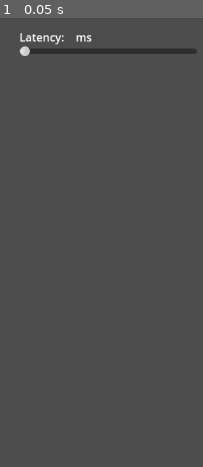
Above: before the commit, frame 1.
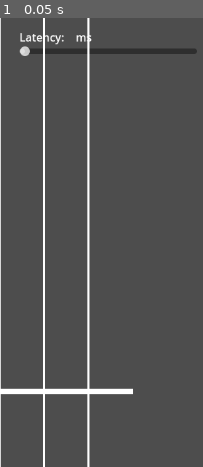
Above: after the commit, the same moment.

Repository: bemain/critterbug
Game: Godot game, scene res://Main.tscn
The game is run twice, just before and just after one commit, with the same random seed, the same clock (stepped at 60 frames per second) and the same inputs. Before the commit the project starts from res://world.tscn.
Inputs:
- Up to frame 1 (0.05 s): no input

The runs differ from the first frame. In frame 1, 3.8% of the frame differs, in the area x 0-66%, y 0-100%.
Error before the commit: Out of bounds get index '0' (on base: 'Array') (res://world.gd:4)
Error after the commit: Out of bounds get index '0' (on base: 'Array') (res://main.gd:4)

Commit message:
Follow naming and node structure conventions

Diff:
--- /dev/null
+++ b/Main.tscn
@@ -0,0 +1,50 @@
+[gd_scene format=3 uid="uid://bifurmsfeys1d"]
+
+[ext_resource type="Script" uid="uid://dkbrj50v8x84m" path="res://main.gd" id="1_glv2v"]
+[ext_resource type="PackedScene" uid="uid://bfmmn3ld35j0y" path="res://src/song_track/SongManager.tscn" id="2_uu6xs"]
+[ext_resource type="PackedScene" uid="uid://cr1rtnsd7tpad" path="res://src/song_track/InstrumentTrack.tscn" id="3_r0du0"]
+
+[node name="Main" type="Node2D" unique_id=567539085]
+script = ExtResource("1_glv2v")
+
+[node name="GUI" type="Control" parent="." unique_id=1530683264]
+layout_mode = 3
+anchors_preset = 0
+offset_right = 40.0
+offset_bottom = 40.0
+
+[node name="AudioLatency" type="Control" parent="GUI" unique_id=1545712800]
+anchors_preset = 0
+offset_left = 28.0
+offset_top = 16.0
+offset_right = 284.0
+offset_bottom = 56.0
+metadata/_edit_group_ = true
+
+[node name="Label" type="RichTextLabel" parent="GUI/AudioLatency" unique_id=1969152179]
+layout_mode = 1
+anchors_preset = 10
+anchor_right = 1.0
+offset_bottom = 24.0
+grow_horizontal = 2
+text = "Latency:    ms"
+
+[node name="Slider" type="HSlider" parent="GUI/AudioLatency" unique_id=42807716]
+layout_mode = 1
+anchors_preset = 12
+anchor_top = 1.0
+anchor_right = 1.0
+anchor_bottom = 1.0
+offset_top = -16.0
+grow_horizontal = 2
+grow_vertical = 0
+max_value = 200.0
+allow_greater = true
+allow_lesser = true
+
+[node name="SongManager" parent="." unique_id=1343633690 node_paths=PackedStringArray("track") instance=ExtResource("2_uu6xs")]
+track = NodePath("InstrumentTrack")
+
+[node name="InstrumentTrack" parent="SongManager" unique_id=2093186276 instance=ExtResource("3_r0du0")]
+
+[connection signal="value_changed" from="GUI/AudioLatency/Slider" to="." method="_on_latency_slider_value_changed"]
--- /dev/null
+++ b/main.gd
@@ -0,0 +1,11 @@
+extends Node2D
+
+func _ready() -> void:
+	$SongManager.play(Songs.songs[0]) # FIXME: Just for testing
+
+	$GUI/AudioLatency/Slider.value = Songs.audio_latency_ms
+
+
+func _on_latency_slider_value_changed(value: float) -> void:
+	Songs.audio_latency_ms = value
+	$GUI/AudioLatency/Label.text = "Latency:  %d ms" % value
--- /dev/null
+++ b/src/song/NoteData.tres
@@ -0,0 +1,10 @@
+[gd_resource type="Resource" script_class="Note" format=3 uid="uid://b18tg0avr6jk7"]
+
+[ext_resource type="Script" uid="uid://3hp6pkmnw6k1" path="res://src/song/note_data.gd" id="1_1ph5y"]
+
+[resource]
+script = ExtResource("1_1ph5y")
+track = 0
+beat = 0
+subbeat = 0.0
+priority = 0
--- a/src/song/chrp_loader.gd
+++ b/src/song/chrp_loader.gd
@@ -98,7 +98,7 @@
 					var digit when digit.is_valid_int():
 						# Add note
 						var priority := int(digit)
-						var note := Note.new(track, beat, subbeat, priority)
+						var note := NoteData.new(track, beat, subbeat, priority)
 						instrument.notes.append(note)
 
 					# TODO: Handle strange notes
--- a/src/song/instrument.gd
+++ b/src/song/instrument.gd
@@ -8,11 +8,11 @@
 @export var audio_path: String
 
 ## The notes played by this instrument.
-@export var notes: Array[Note] = []
+@export var notes: Array[NoteData] = []
 
 
 ## Get the notes played by this instrument on the specifc [param beat].
-func notes_in_beat(beat: int) -> Array[Note]:
+func notes_in_beat(beat: int) -> Array[NoteData]:
 	return notes.filter(func (note): return note.beat==beat)
 
 
--- a/src/song/instrument.tres
+++ b/src/song/instrument.tres
@@ -1,6 +1,6 @@
-[gd_resource type="Resource" script_class="Instrument" load_steps=3 format=3 uid="uid://byfwlj4xmnoyl"]
+[gd_resource type="Resource" script_class="Instrument" format=3 uid="uid://byfwlj4xmnoyl"]
 
-[ext_resource type="Script" uid="uid://3hp6pkmnw6k1" path="res://src/song/note.gd" id="1_df7y3"]
+[ext_resource type="Script" uid="uid://3hp6pkmnw6k1" path="res://src/song/note_data.gd" id="1_df7y3"]
 [ext_resource type="Script" uid="uid://lecsj3j2em7r" path="res://src/song/instrument.gd" id="1_vjyis"]
 
 [resource]
--- a/src/song/note.tres
+++ /dev/null
@@ -1,10 +0,0 @@
-[gd_resource type="Resource" script_class="Note" load_steps=2 format=3 uid="uid://b18tg0avr6jk7"]
-
-[ext_resource type="Script" uid="uid://3hp6pkmnw6k1" path="res://src/song/note.gd" id="1_1ph5y"]
-
-[resource]
-script = ExtResource("1_1ph5y")
-track = 0
-beat = 0
-subbeat = 0.0
-priority = 0
--- a/src/song/note.gd
+++ b/src/song/note_data.gd
@@ -1,4 +1,4 @@
-class_name Note extends Resource
+class_name NoteData extends Resource
 
 ## The track ("lane") that this note belongs to.
 ## Count starts on 0.
--- /dev/null
+++ b/src/song_track/InstrumentTrack.tscn
@@ -0,0 +1,49 @@
+[gd_scene format=3 uid="uid://cr1rtnsd7tpad"]
+
+[ext_resource type="Script" uid="uid://drjno63q102cb" path="res://src/song_track/instrument_track.gd" id="1_b4ncs"]
+[ext_resource type="Script" uid="uid://ceojiltv1m375" path="res://src/song_track/track_drawer.gd" id="2_vud8d"]
+
+[sub_resource type="Curve2D" id="Curve2D_nrapc"]
+_data = {
+"points": PackedVector2Array(-2.08764, -75.3223, 0, 0, 0, 0, 0, 0, 0, 0, 0, 230, 0, 0, -2.83047, 232.337, 0, 674)
+}
+point_count = 3
+
+[node name="InstrumentTrack" type="Node2D" unique_id=2093186276]
+script = ExtResource("1_b4ncs")
+
+[node name="Path2D" type="Path2D" parent="." unique_id=1974247426]
+curve = SubResource("Curve2D_nrapc")
+
+[node name="Visuals" type="Node2D" parent="." unique_id=1263371275]
+script = ExtResource("2_vud8d")
+
+[node name="Dividers" type="Node2D" parent="Visuals" unique_id=88787968]
+
+[node name="Divider1" type="Line2D" parent="Visuals/Dividers" unique_id=1958388820]
+points = PackedVector2Array(128, 0, 128, 74.8889, 128, 149.778, 128, 224.667, 128, 299.556, 128, 374.444, 128, 449.333, 128, 524.222, 128, 599.111, 128, 674)
+width = 3.0
+
+[node name="Divider2" type="Line2D" parent="Visuals/Dividers" unique_id=43886465]
+points = PackedVector2Array(64, 0, 64, 74.8889, 64, 149.778, 64, 224.667, 64, 299.556, 64, 374.444, 64, 449.333, 64, 524.222, 64, 599.111, 64, 674)
+width = 3.0
+
+[node name="Divider3" type="Line2D" parent="Visuals/Dividers" unique_id=756684368]
+points = PackedVector2Array(0, 0, 0, 74.8889, 0, 149.778, 0, 224.667, 0, 299.556, 0, 374.444, 0, 449.333, 0, 524.222, 0, 599.111, 0, 674)
+width = 3.0
+
+[node name="Divider4" type="Line2D" parent="Visuals/Dividers" unique_id=1737159235]
+points = PackedVector2Array(-64, 0, -64, 74.8889, -64, 149.778, -64, 224.667, -64, 299.556, -64, 374.444, -64, 449.333, -64, 524.222, -64, 599.111, -64, 674)
+width = 3.0
+
+[node name="Divider5" type="Line2D" parent="Visuals/Dividers" unique_id=742739939]
+points = PackedVector2Array(-128, 0, -128, 74.8889, -128, 149.778, -128, 224.667, -128, 299.556, -128, 374.444, -128, 449.333, -128, 524.222, -128, 599.111, -128, 674)
+width = 3.0
+
+[node name="HitMarker" type="Line2D" parent="Visuals" unique_id=210972337]
+points = PackedVector2Array(-192, 539.2, 192, 539.2)
+width = 8.0
+
+[node name="Beats" type="Node2D" parent="." unique_id=133794141]
+
+[node name="Notes" type="Node2D" parent="." unique_id=447472935]
--- a/src/song_track/note.tscn
+++ b/src/song_track/Note.tscn
@@ -150,22 +150,18 @@
 &"missed": SubResource("Animation_gx7pd")
 }
 
-[node name="note" type="Node2D"]
-script = ExtResource("1_tyvxt")
+[node name="Note" type="Node2D" unique_id=1149896927]
+script = ExtResource("1_mrhqn")
 
-[node name="SustainLine" type="Line2D" parent="."]
+[node name="SustainLine" type="Line2D" parent="." unique_id=667925164]
 
-[node name="AnimationPlayer" type="AnimationPlayer" parent="SustainLine"]
-libraries = {
-&"": SubResource("AnimationLibrary_bispr")
-}
+[node name="AnimationPlayer" type="AnimationPlayer" parent="SustainLine" unique_id=947566698]
+libraries/ = SubResource("AnimationLibrary_bispr")
 
-[node name="Sprite2D" type="Sprite2D" parent="."]
+[node name="Sprite2D" type="Sprite2D" parent="." unique_id=402877941]
 scale = Vector2(0.2, 0.2)
-texture = ExtResource("2_4m8l7")
+texture = ExtResource("2_x07t5")
 
-[node name="AnimationPlayer" type="AnimationPlayer" parent="Sprite2D"]
+[node name="AnimationPlayer" type="AnimationPlayer" parent="Sprite2D" unique_id=337941556]
 root_node = NodePath("../..")
-libraries = {
-&"": SubResource("AnimationLibrary_fjfyq")
-}
+libraries/ = SubResource("AnimationLibrary_fjfyq")
--- /dev/null
+++ b/src/song_track/SongManager.tscn
@@ -0,0 +1,11 @@
+[gd_scene format=3 uid="uid://bfmmn3ld35j0y"]
+
+[ext_resource type="Script" uid="uid://cyrrmusxg7tul" path="res://src/song_track/song_manager.gd" id="1_1j6bh"]
+
+[sub_resource type="AudioStreamMP3" id="AudioStreamMP3_obqhv"]
+
+[node name="SongManager" type="Node2D" unique_id=309953134]
+script = ExtResource("1_1j6bh")
+
+[node name="AudioStreamPlayer" type="AudioStreamPlayer" parent="." unique_id=1821903949]
+stream = SubResource("AudioStreamMP3_obqhv")
--- a/src/song_track/instrument_track.gd
+++ b/src/song_track/instrument_track.gd
@@ -9,10 +9,10 @@
 
 
 ## Emitted when the user hits a [param note].
-signal note_hit(note: Note)
+signal note_hit(note: NoteData)
 
 ## Emitted when the user fails to hit a [param note] in time.
-signal note_missed(note: Note)
+signal note_missed(note: NoteData)
 
 ## Emitted when the user presses a key but no note is passing the hit marker on that [param track] at that time.
 signal wrong_note(track: int)
--- a/src/song_track/instrument_track.tscn
+++ /dev/null
@@ -1,49 +0,0 @@
-[gd_scene load_steps=4 format=3 uid="uid://cr1rtnsd7tpad"]
-
-[ext_resource type="Script" uid="uid://drjno63q102cb" path="res://src/song_track/instrument_track.gd" id="1_pd2th"]
-[ext_resource type="Script" uid="uid://ceojiltv1m375" path="res://src/song_track/track_drawer.gd" id="2_vtt3f"]
-
-[sub_resource type="Curve2D" id="Curve2D_nrapc"]
-_data = {
-"points": PackedVector2Array(-2.08764, -75.3223, 0, 0, 0, 0, 0, 0, 0, 0, 0, 230, 0, 0, -2.83047, 232.337, 0, 674)
-}
-point_count = 3
-
-[node name="InstrumentTrack" type="Node2D"]
-script = ExtResource("1_pd2th")
-
-[node name="Path2D" type="Path2D" parent="."]
-curve = SubResource("Curve2D_nrapc")
-
-[node name="Visuals" type="Node2D" parent="."]
-script = ExtResource("2_vtt3f")
-
-[node name="Dividers" type="Node2D" parent="Visuals"]
-
-[node name="Divider1" type="Line2D" parent="Visuals/Dividers"]
-points = PackedVector2Array(128, 0, 128, 74.8889, 128, 149.778, 128, 224.667, 128, 299.556, 128, 374.444, 128, 449.333, 128, 524.222, 128, 599.111, 128, 674)
-width = 3.0
-
-[node name="Divider2" type="Line2D" parent="Visuals/Dividers"]
-points = PackedVector2Array(64, 0, 64, 74.8889, 64, 149.778, 64, 224.667, 64, 299.556, 64, 374.444, 64, 449.333, 64, 524.222, 64, 599.111, 64, 674)
-width = 3.0
-
-[node name="Divider3" type="Line2D" parent="Visuals/Dividers"]
-points = PackedVector2Array(0, 0, 0, 74.8889, 0, 149.778, 0, 224.667, 0, 299.556, 0, 374.444, 0, 449.333, 0, 524.222, 0, 599.111, 0, 674)
-width = 3.0
-
-[node name="Divider4" type="Line2D" parent="Visuals/Dividers"]
-points = PackedVector2Array(-64, 0, -64, 74.8889, -64, 149.778, -64, 224.667, -64, 299.556, -64, 374.444, -64, 449.333, -64, 524.222, -64, 599.111, -64, 674)
-width = 3.0
-
-[node name="Divider5" type="Line2D" parent="Visuals/Dividers"]
-points = PackedVector2Array(-128, 0, -128, 74.8889, -128, 149.778, -128, 224.667, -128, 299.556, -128, 374.444, -128, 449.333, -128, 524.222, -128, 599.111, -128, 674)
-width = 3.0
-
-[node name="HitMarker" type="Line2D" parent="Visuals"]
-points = PackedVector2Array(-192, 539.2, 192, 539.2)
-width = 8.0
-
-[node name="Beats" type="Node2D" parent="."]
-
-[node name="Notes" type="Node2D" parent="."]
--- a/src/song_track/note.gd
+++ b/src/song_track/note.gd
@@ -1,14 +1,14 @@
 class_name NoteNode extends Node2D
-## A visual representation of a [Note] on an [InstrumentTrack].
+## A visual representation of a [NoteData] on an [InstrumentTrack].
 
 # TODO: Rename
 
 
 ## The scene that uses this script. Used for the [instantiate] method.
-const _scene: PackedScene = preload("res://src/song_track/note.tscn")
+const _scene: PackedScene = preload("res://src/song_track/Note.tscn")
 
 ## Create an instance of this scene, with the given parameters.
-static func instantiate(note: Note, track: InstrumentTrack):
+static func instantiate(note: NoteData, track: InstrumentTrack):
 	var node = _scene.instantiate()
 	node.note = note
 	node.track = track
@@ -27,7 +27,7 @@
 
 
 ## The data for this note.
-var note: Note
+var note: NoteData
 ## The track that this belongs to.
 var track: InstrumentTrack
 
--- a/src/song_track/song_manager.gd
+++ b/src/song_track/song_manager.gd
@@ -1,3 +1,4 @@
+@tool
 class_name SongManager extends Node2D
 ## A node responsible for playing a song.
 ##
@@ -7,7 +8,7 @@
 
 
 ## The scene that uses this script. Used for the [instantiate] method.
-const _scene: PackedScene = preload("res://src/song_track/song_manager.tscn")
+const _scene: PackedScene = preload("res://src/song_track/SongManager.tscn")
 
 ## Create an instance of this scene, with the given parameters.
 static func instantiate(song: Song) -> SongManager:
@@ -15,11 +16,12 @@
 	manager.song = song
 	return manager
 
-## The song that this plays.
-var song: Song
 
 ## The track for the instrument that is controlled by the local player
-@onready var track: InstrumentTrack = $InstrumentTrack
+@export var track: InstrumentTrack:
+	set(value):
+		track = value
+		update_configuration_warnings()
 
 ## Audio player that handles audio playback for the [member song].
 @onready var player: AudioStreamPlayer = $AudioStreamPlayer
@@ -31,8 +33,8 @@
 var song_position: float:
 	get: return player.get_playback_position() + AudioServer.get_time_since_last_mix()
 
-
-func _ready():
+## Begin playing a [param song].
+func play(song: Song):
 	track.song = song
 	track.instrument = song.instruments[1] # TODO: Allow selecting instrument
 
@@ -50,17 +52,32 @@
 	player.play()
 
 
+func _get_configuration_warnings() -> PackedStringArray:
+	if track == null:
+		return ["No InstrumentTrack has been assigned."]
+	return []
+
+
+func _ready() -> void:
+	if Engine.is_editor_hint(): return
+	if track != null:
+		track.note_hit.connect(_on_instrument_track_note_hit)
+		track.note_missed.connect(_on_instrument_track_note_missed)
+		track.wrong_note.connect(_on_instrument_track_wrong_note)
+
+
 func _process(delta: float) -> void:
+	if Engine.is_editor_hint(): return
 	track.update(song_position - Songs.audio_latency_ms / 1000)
 
 
 
-func _on_instrument_track_note_hit(note: Note) -> void:
+func _on_instrument_track_note_hit(note: NoteData) -> void:
 	print("Hit note: %s" % note)
 	# TODO: Keep track of score
 
 
-func _on_instrument_track_note_missed(note: Note) -> void:
+func _on_instrument_track_note_missed(note: NoteData) -> void:
 	print("Missed note: %s" % note)
 
 
--- a/src/song_track/song_manager.tscn
+++ /dev/null
@@ -1,19 +0,0 @@
-[gd_scene load_steps=4 format=3 uid="uid://bfmmn3ld35j0y"]
-
-[ext_resource type="Script" uid="uid://cyrrmusxg7tul" path="res://src/song_track/song_manager.gd" id="1_1j6bh"]
-[ext_resource type="PackedScene" uid="uid://cr1rtnsd7tpad" path="res://src/song_track/instrument_track.tscn" id="2_obqhv"]
-
-[sub_resource type="AudioStreamMP3" id="AudioStreamMP3_obqhv"]
-
-[node name="SongManager" type="Node2D"]
-script = ExtResource("1_1j6bh")
-
-[node name="InstrumentTrack" parent="." instance=ExtResource("2_obqhv")]
-position = Vector2(583, 0)
-
-[node name="AudioStreamPlayer" type="AudioStreamPlayer" parent="."]
-stream = SubResource("AudioStreamMP3_obqhv")
-
-[connection signal="note_hit" from="InstrumentTrack" to="." method="_on_instrument_track_note_hit"]
-[connection signal="note_missed" from="InstrumentTrack" to="." method="_on_instrument_track_note_missed"]
-[connection signal="wrong_note" from="InstrumentTrack" to="." method="_on_instrument_track_wrong_note"]
--- a/world.gd
+++ /dev/null
@@ -1,12 +0,0 @@
-extends Node2D
-
-func _ready() -> void:
-	var manager := SongManager.instantiate(Songs.songs[0]) # FIXME: Just for testing
-	add_child(manager)
-
-	$AudioLatency/Slider.value = Songs.audio_latency_ms
-
-
-func _on_latency_slider_value_changed(value: float) -> void:
-	Songs.audio_latency_ms = value
-	$AudioLatency/Label.text = "Latency:  %d ms" % value
--- a/world.tscn
+++ /dev/null
@@ -1,38 +0,0 @@
-[gd_scene format=3 uid="uid://bifurmsfeys1d"]
-
-[ext_resource type="Script" uid="uid://dkbrj50v8x84m" path="res://world.gd" id="1_f3sb7"]
-
-[node name="World" type="Node2D" unique_id=567539085]
-script = ExtResource("1_f3sb7")
-
-[node name="AudioLatency" type="Control" parent="." unique_id=1545712800]
-layout_mode = 3
-anchors_preset = 0
-offset_left = 28.0
-offset_top = 16.0
-offset_right = 284.0
-offset_bottom = 56.0
-metadata/_edit_group_ = true
-
-[node name="Label" type="RichTextLabel" parent="AudioLatency" unique_id=1969152179]
-layout_mode = 1
-anchors_preset = 10
-anchor_right = 1.0
-offset_bottom = 24.0
-grow_horizontal = 2
-text = "Latency:    ms"
-
-[node name="Slider" type="HSlider" parent="AudioLatency" unique_id=42807716]
-layout_mode = 1
-anchors_preset = 12
-anchor_top = 1.0
-anchor_right = 1.0
-anchor_bottom = 1.0
-offset_top = -16.0
-grow_horizontal = 2
-grow_vertical = 0
-max_value = 200.0
-allow_greater = true
-allow_lesser = true
-
-[connection signal="value_changed" from="AudioLatency/Slider" to="." method="_on_latency_slider_value_changed"]
Renamed: world.gd.uid -> main.gd.uid
Renamed: src/song/note.gd.uid -> src/song/note_data.gd.uid
Not shown: 1 places in src/song_track/Note.tscn that only renumber resources
